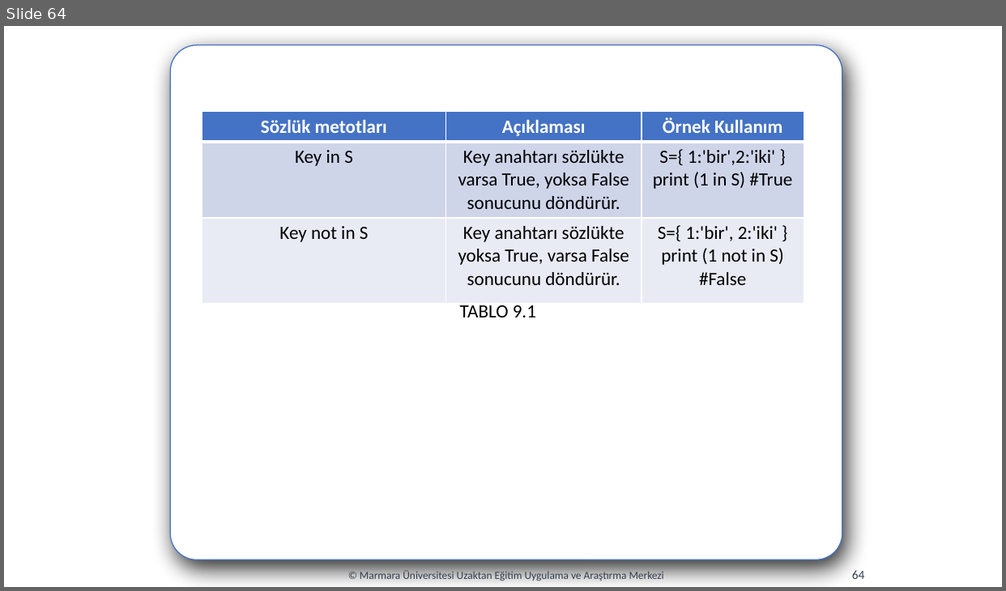
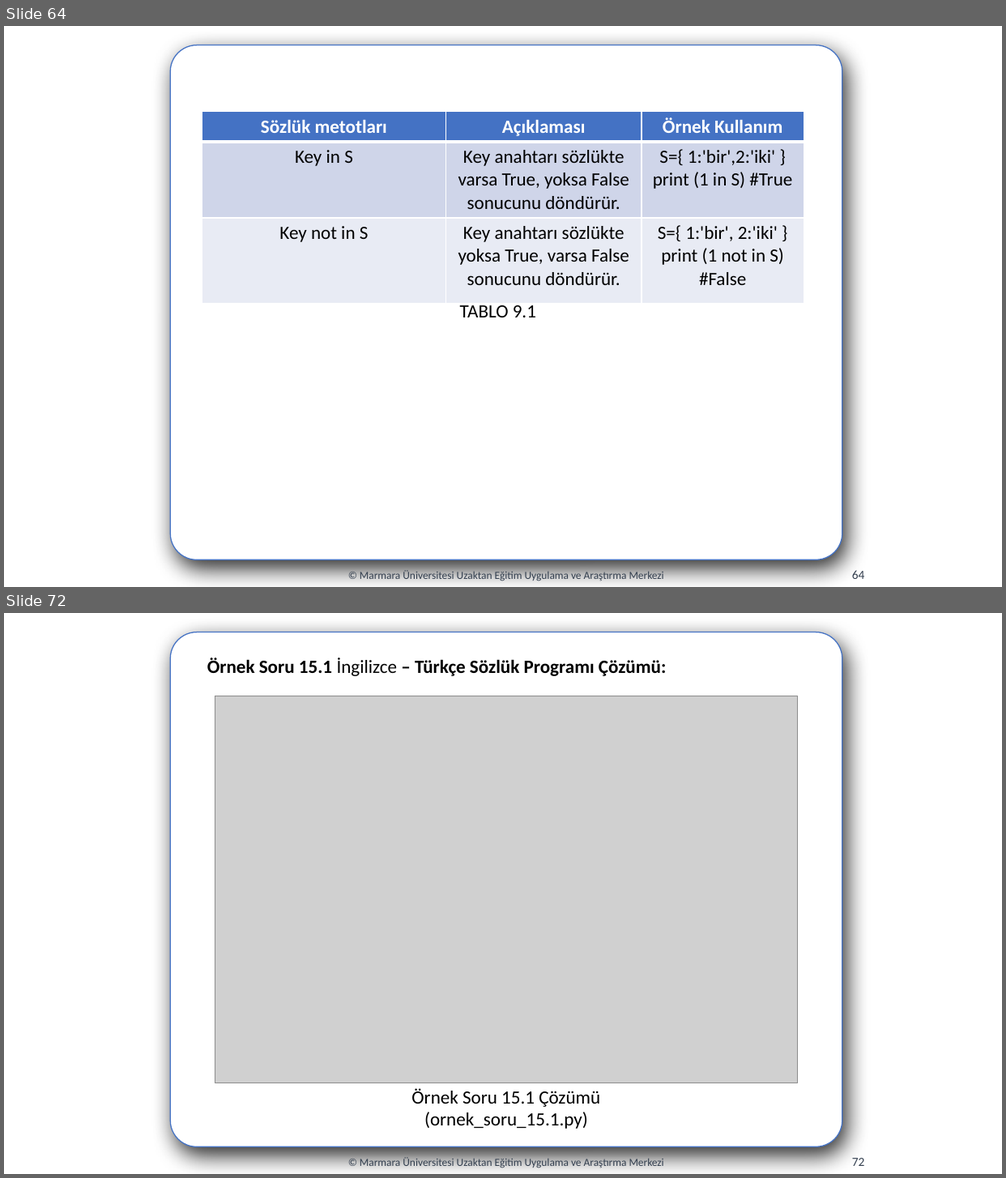
Before and after one commit to codingwithslippers/PythonProject, a slide deck: hafta08/hafta08.pptx. Shown one above the other, each under a label of ours: slide 64 before the commit, slides 64 and 72 after it; the slides between them are not shown. The pictures are 1006x591 and 1006x1178 pixels, drawn with LibreOffice and Linux fonts; fonts in the diff are those of the drawing; grey boxes stand for pictures. Boxes give left, top, right and bottom in pixels: in the first picture for what was removed or moved away, otherwise in the second. Text is boxed around its words. In the diff, an @@ line names an element or a change of style, - is before the commit and + after.

```diff
--- a/hafta08/hafta08.pptx
+++ b/hafta08/hafta08.pptx
@@ slide 72 added at bbox=[4, 613, 1002, 1174], background #FFFFFF @@
@@ rounded rectangle added at bbox=[170, 632, 842, 1148], fill #FFFFFF, outline #4472C4 1 pt @@
@@ text added at bbox=[207, 658, 666, 676], 18 pt, text #000000, bold @@
+Örnek Soru 15.1 İngilizce – Türkçe Sözlük Programı Çözümü:
@@ picture added at bbox=[215, 696, 799, 1084] @@
@@ text added at bbox=[411, 1088, 600, 1129], 18 pt, text #000000 @@
+Örnek Soru 15.1 Çözümü
+(ornek_soru_15.1.py)
@@ text added at bbox=[360, 1157, 664, 1169], 10.5 pt, text #333F50 @@
+© Marmara Üniversitesi Uzaktan Eğitim Uygulama ve Araştırma Merkezi
@@ page number added at bbox=[852, 1158, 865, 1166], 12 pt, text #333F50 @@
+72
```
Also in this commit, not shown: 13 other slides added, 16 other files.
